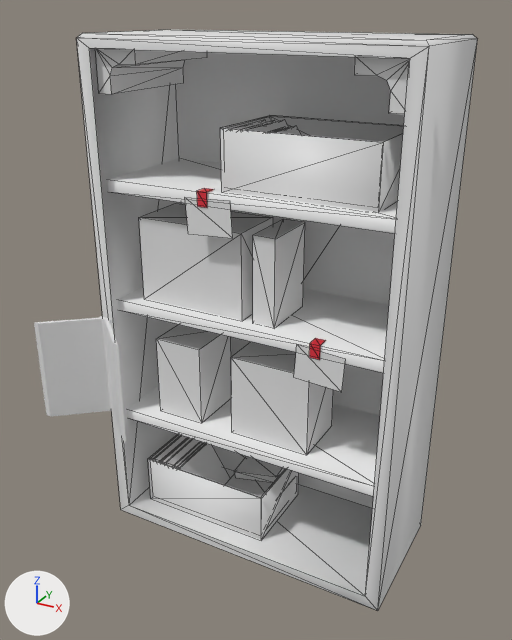
Two versions of the Blender file VR Project/Assets/Props/Bookshelf.blend, one commit apart.
Before and after are seen from a 50 mm camera at (2.1, -3.64, 3.69) aimed at (0.17, -0.14, 1.94). Lighting does not change. The marker at lower left points along +X, +Y and +Z. Mesh edges are drawn as thin lines on the coarser meshes.

The first picture shows '3054_Bookshelf', '3054_Bookshelf_Book.001'.
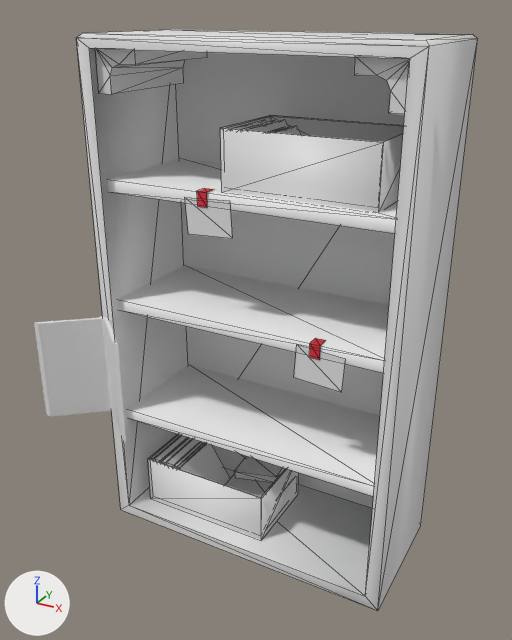
Changed parts and their boxes (x1, y1, x2, y2) in the pictures (512 x 640 px):
```json
{"part": 1, "of": "me_cube_001", "change": "deleted", "before": [156, 325, 231, 423]}
{"part": 2, "of": "me_cube_001", "change": "deleted", "before": [139, 203, 273, 320]}
{"part": 3, "of": "me_cube_001", "change": "deleted", "before": [231, 342, 333, 455]}
{"part": 4, "of": "me_cube_001", "change": "deleted", "before": [253, 219, 305, 327]}
```

Edits to the scene script, one JSON object a line:
```json
{"block": "me_cube_001", "where": "me_cube_001.from_pydata(...)  # 258 vertices, 258 faces; spans x -0.236..0.236, y -0.103..0.111, z -0.464..0.311"}
{"block": "me_cube_001", "where": "# used by ob_3054_bookshelf; location = (0.002, 0.35, 1.666); delta_location = (0.00323, 0.00862, 0.465); scale = (4.58, 4.58, 4.58)"}
{"block": "me_cube_001", "change": "me_cube_001 part 1: the loose piece of 8 vertices spanning x -0.165..-0.085, y -0.065..0.027, z -0.262..-0.132 is deleted"}
{"block": "me_cube_001", "change": "me_cube_001 part 2: the loose piece of 8 vertices spanning x -0.183..-0.01, y -0.065..0.027, z -0.069..0.061 is deleted"}
{"block": "me_cube_001", "change": "me_cube_001 part 3: the loose piece of 8 vertices spanning x -0.03..0.098, y -0.065..0.027, z -0.262..-0.132 is deleted"}
{"block": "me_cube_001", "change": "me_cube_001 part 4: the loose piece of 8 vertices spanning x 0.008..0.042, y -0.065..0.027, z -0.069..0.061 is deleted"}
```
